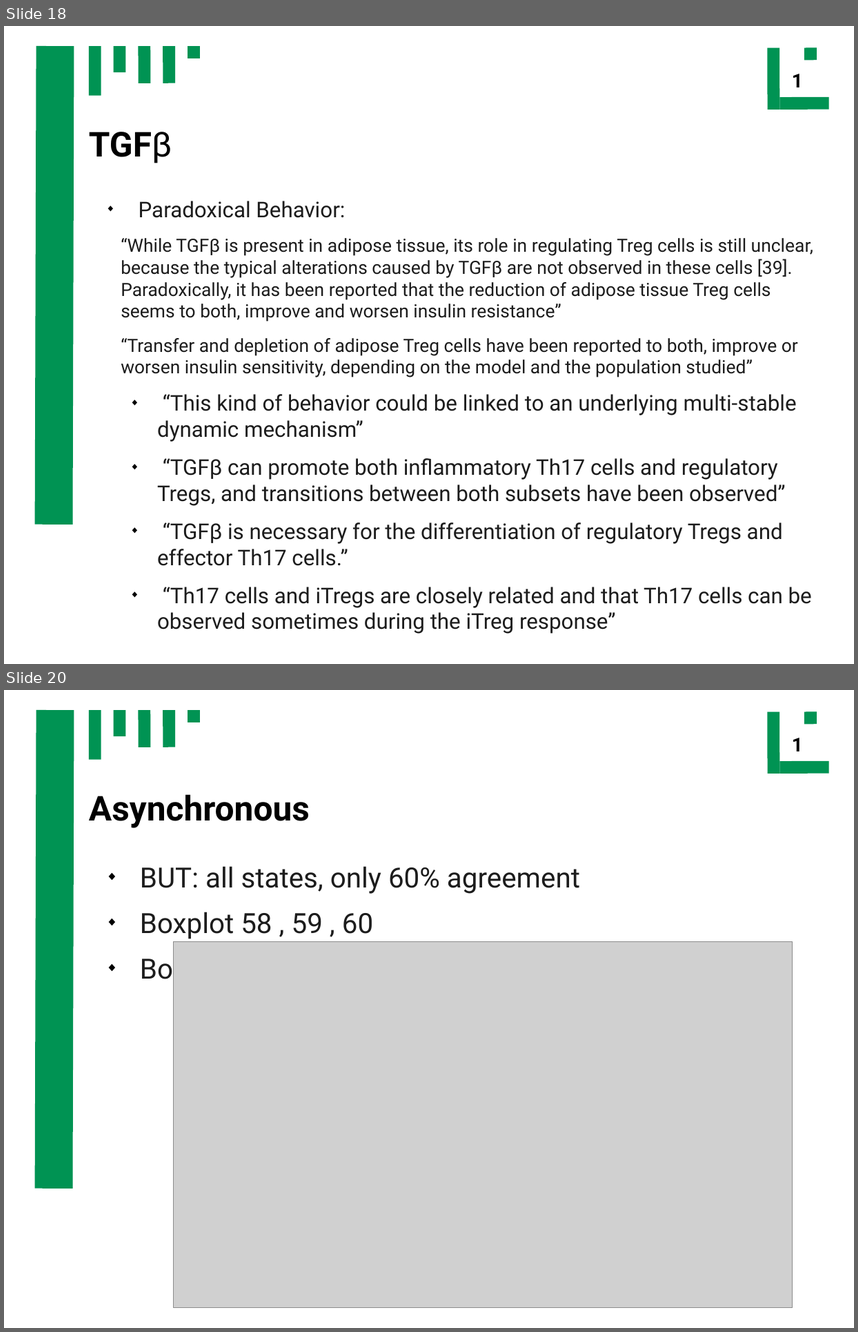
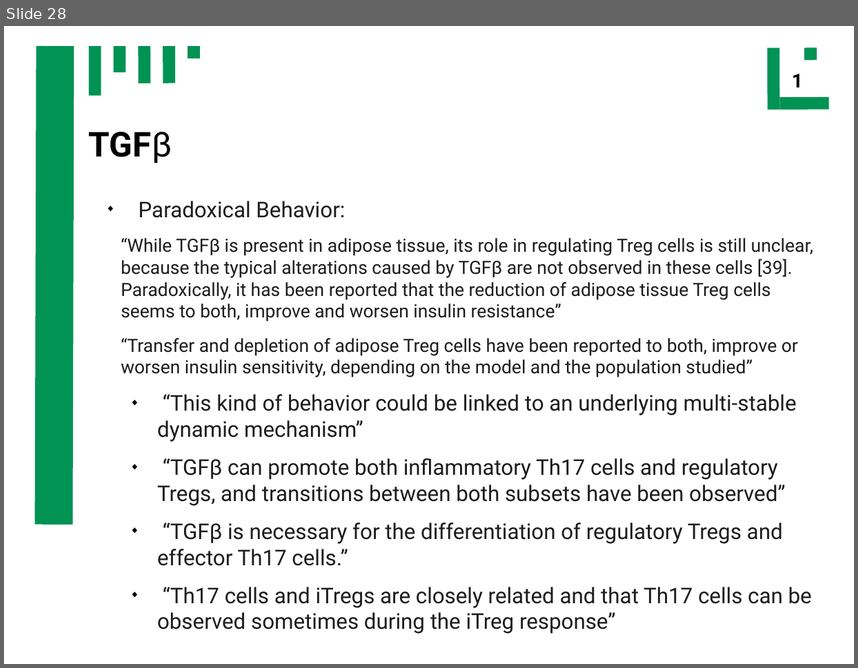
Before and after one commit to ch4perone/HaveFunWithSysBio, a slide deck: presentation.odp. Shown one above the other, each under a label of ours: slides 18 and 20 before the commit, slide 28 after it; the slides between them are not shown. The pictures are 858x1332 and 858x668 pixels, drawn with LibreOffice and Linux fonts; fonts in the diff are those of the drawing; grey boxes stand for pictures. Boxes give left, top, right and bottom in pixels: in the first picture for what was removed or moved away, otherwise in the second. Text is boxed around its words. In the diff, an @@ line names an element or a change of style, - is before the commit and + after.

```diff
--- a/presentation.odp
+++ b/presentation.odp
@@ slide 20 removed at [4, 690, 854, 1328], background #FFFFFF; not listed: 10 template elements that a slide beside it also shows @@
@@ title removed at [89, 794, 310, 828] @@
-Asynchronous
@@ text removed at [140, 866, 580, 985] @@
-◆ BUT: all states, only 60% agreement
-◆ Boxplot 58 , 59 , 60
-◆ Boolnet critics
@@ picture removed at [174, 941, 793, 1307] @@
@@ what was slide 18 is now slide 28 @@
```
Also in this commit, not shown: 5 slides changed, 4 slides added, 1 other slide removed, 1 other file.
